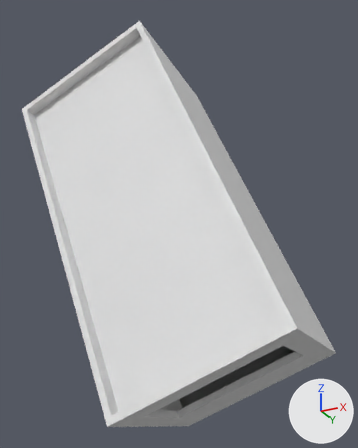
A saved change to the OBJ model data/ref_room_walls.obj.
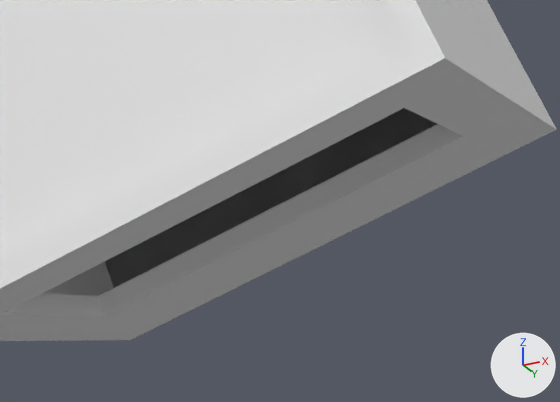
The first picture shows the older version from a 50 mm camera at (-30.94, -20.52, 36.01) aimed at (-35.95, -10.49, 40.52). The close-ups show both versions on the part from 40% to 94% of the width and 69% to 100% of the height of that picture. The axes (+X, +Y, +Z) are drawn at lower right. The lights are the same throughout. Where no turn or scale is listed for an object, it has been applied to the vertices. Vertices at the same position are counted once.

In view in the first close-up: 'ref_room_walls'.
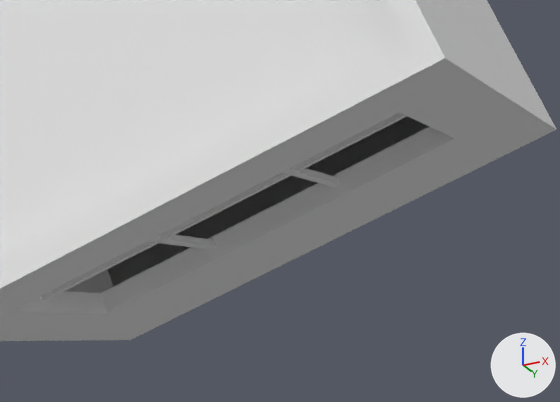
Changed parts and their boxes (x1, y1, x2, y2) in the close-ups (560 x 402 px):
part 1 of me_ref_room_walls, added: after (4, 108, 463, 316)

Patch to the scene script:
```diff
--- a/data/ref_room_walls.obj.py
+++ b/data/ref_room_walls.obj.py
@@ mat_default @@
+mat_default = principled_material('default')
+mat_default.base_color = (0.8, 0.8, 0.8)  # white #e7e7e7
+mat_default.roughness = 1.0
@@ me_ref_room_walls @@
 # used by ob_ref_room_walls; location = (0.0, 0.0, 0.0)
-me_ref_room_walls.from_pydata(...)  # 64 vertices, 80 faces; spans x -39.7..-32.85, y -12.4..-9.0, z 35.96..45.31
+me_ref_room_walls.from_pydata(...)  # 96 vertices, 116 faces; spans x -39.7..-32.85, y -12.4..-9.0, z 35.96..45.31
+# me_ref_room_walls part 1
+# 20 vertices are added at x -36.05..-33.31, y -11.75..-11.25, z 36.15..37.4
+# 12 new vertices lie (0.0, 1.4, 0.0) away from vertices in x -36.05..-33.31, y -11.75, z 36.15..37.4
+# 36 new faces join them
+me_ref_room_walls.materials.append(mat_default)  # white #e7e7e7
```
